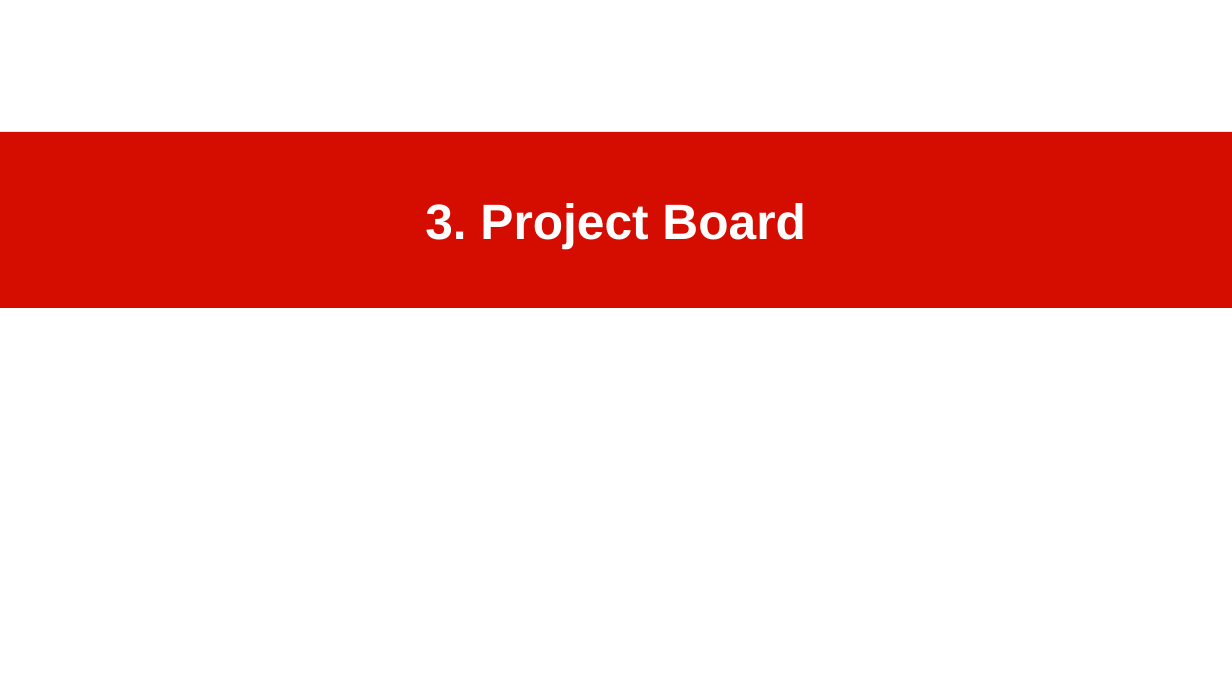
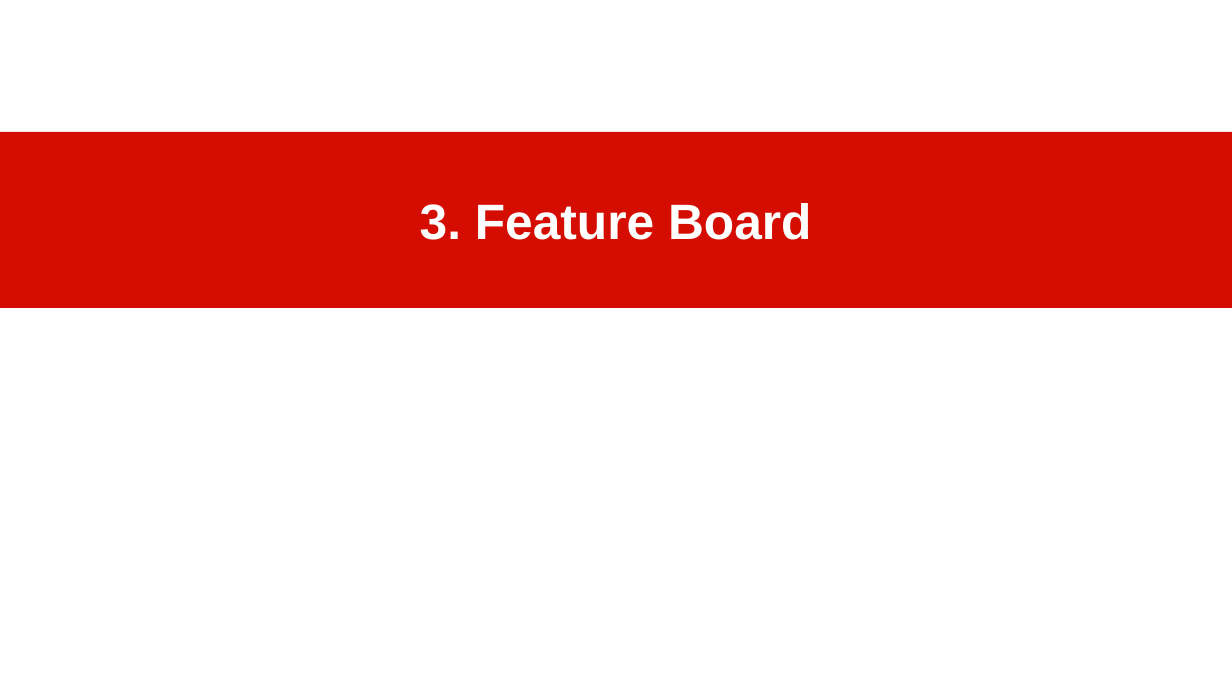
Before and after one commit to dirkriehle/amos-course, a slide deck: slide 15 of Lecture slides/AMOS A02 - Project Setup.odp. Drawn at 1232x693 pixels with LibreOffice and Linux fonts; fonts in the diff are those of the drawing. Boxes give left, top, right and bottom in pixels: in the first picture for what was removed or moved away, otherwise in the second. Text is boxed around its words. In the diff, an @@ line names an element or a change of style, - is before the commit and + after.

```diff
--- a/Lecture slides/AMOS A02 - Project Setup.odp
+++ b/Lecture slides/AMOS A02 - Project Setup.odp
@@ title at (x1=420, y1=203, x2=811, y2=240): text changed @@
-3. Project Board
+3. Feature Board
```
Also in this commit, not shown: 9 other slides changed, 1 slide added, 3 other files.
